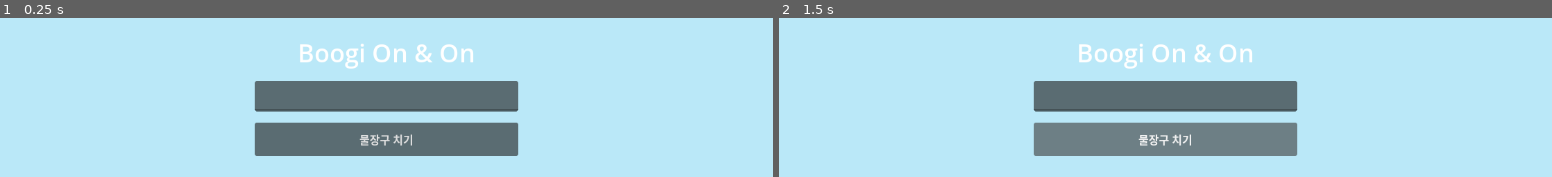
Above: before the commit, frames 1-2 (left to right).
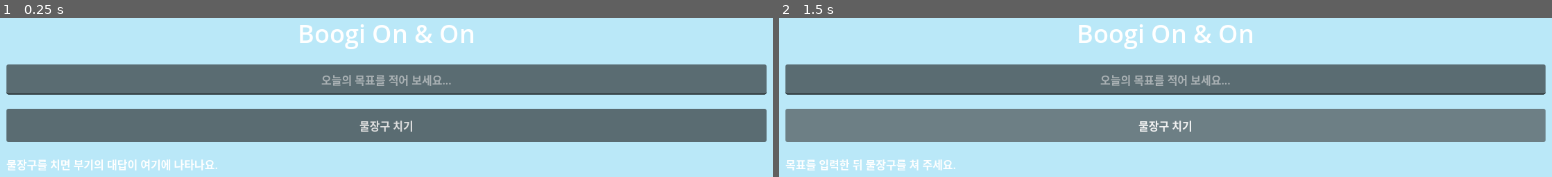
Above: after the commit, the same moments.

Repository: JHyuk2/Boogi_On_And_On
Game: Godot game, scene res://main.tscn
Two runs of this game, one before a commit and one after it. Both use one fixed random seed, a clock stepped at 60 frames per second and the inputs below.
Inputs:
- Up to frame 1 (0.25 s): no input
- Up to frame 2 (1.5 s): click "물장구 치기" at 0.5 s; click "물장구 치기" at 1.25 s

The runs differ from the first frame. In frame 1, 42% of the frame differs, in the area x 0-100%, y 3-97%; in frame 2, 42%.

Commit message:
앱UI 레이아웃 개편 및 api 화면 연동

Diff:
--- a/부기오내논/main.gd
+++ b/부기오내논/main.gd
@@ -1,77 +1,128 @@
 extends Control
 
-## 파스텔톤 연하늘색 (바다색)
 const BACKGROUND_SEA := Color(0.73, 0.91, 0.97)
-## 무료 티어에서 gemini-2.0-flash 한도는 0이라, 2.5 계열을 우선 사용합니다.
+## 부하가 낮은 모델을 먼저 시도해 'high demand' 오류를 줄입니다.
 const GEMINI_MODELS: Array[String] = [
+	"gemini-2.0-flash-lite",
+	"gemini-2.5-flash-lite",
 	"gemini-2.5-flash",
-	"gemini-2.0-flash-lite",
 ]
 const API_KEY_PATH := "res://API_KEY.txt"
+const LOADING_REPLY_TEXT := "부기가 열심히 고민하고 있어요... 🐢 뽀글뽀글..."
+const INITIAL_REPLY_TEXT := "물장구를 치면 부기의 대답이 여기에 나타나요."
+const MAX_RETRIES_PER_MODEL := 3
+const RETRY_BASE_DELAY_SEC := 2.0
 
 var _http_request: HTTPRequest
+var _retry_timer: Timer
 var _goal_input: LineEdit
 var _splash_button: Button
+var _reply_label: RichTextLabel
 var _last_prompt: String = ""
 var _active_model_index: int = 0
+var _retry_count: int = 0
+var _pending_retry_model_index: int = 0
+var _pending_retry_count: int = 0
 
 
 func _ready() -> void:
+	set_anchors_preset(PRESET_FULL_RECT)
+
 	_http_request = HTTPRequest.new()
 	add_child(_http_request)
 	_http_request.request_completed.connect(_on_request_completed)
 
-	set_anchors_preset(PRESET_FULL_RECT)
-
-	# 배경색
+	_retry_timer = Timer.new()
+	_retry_timer.one_shot = true
+	_retry_timer.timeout.connect(_on_retry_timer_timeout)
+	add_child(_retry_timer)
+
+	setup_ui()
+	print("부기야 안녕! 드디어 첫 물장구를 쳤어!")
+
+
+func setup_ui() -> void:
 	var background := ColorRect.new()
 	background.set_anchors_preset(PRESET_FULL_RECT)
 	background.color = BACKGROUND_SEA
 	background.mouse_filter = MOUSE_FILTER_IGNORE
 	add_child(background)
 
-	# 초기 인사
-	print("부기야 안녕! 드디어 첫 물장구를 쳤어!")
-
-	# 화면 중앙 상단 UI
-	var ui := VBoxContainer.new()
-	ui.set_anchors_preset(PRESET_CENTER_TOP)
-	ui.offset_top = 64.0
-	ui.grow_horizontal = GROW_DIRECTION_BOTH
-	ui.alignment = BoxContainer.ALIGNMENT_CENTER
-	ui.add_theme_constant_override("separation", 16)
-	add_child(ui)
+	var margin := MarginContainer.new()
+	margin.set_anchors_preset(PRESET_FULL_RECT)
+	margin.add_theme_constant_override("margin_left", 28)
+	margin.add_theme_constant_override("margin_top", 36)
+	margin.add_theme_constant_override("margin_right", 28)
+	margin.add_theme_constant_override("margin_bottom", 28)
+	add_child(margin)
+
+	var layout := VBoxContainer.new()
+	layout.size_flags_horizontal = Control.SIZE_EXPAND_FILL
+	layout.size_flags_vertical = Control.SIZE_EXPAND_FILL
+	layout.alignment = BoxContainer.ALIGNMENT_CENTER
+	layout.add_theme_constant_override("separation", 20)
+	margin.add_child(layout)
 
 	var title := Label.new()
 	title.text = "Boogi On & On"
 	title.horizontal_alignment = HORIZONTAL_ALIGNMENT_CENTER
 	title.add_theme_font_size_override("font_size", 36)
-	ui.add_child(title)
+	layout.add_child(title)
 
 	_goal_input = LineEdit.new()
-	_goal_input.custom_minimum_size = Vector2(380, 44)
+	_goal_input.placeholder_text = "오늘의 목표를 적어 보세요..."
 	_goal_input.alignment = HORIZONTAL_ALIGNMENT_CENTER
-	ui.add_child(_goal_input)
+	_goal_input.custom_minimum_size = Vector2(0.0, 44.0)
+	_goal_input.size_flags_horizontal = Control.SIZE_EXPAND_FILL
+	layout.add_child(_goal_input)
 
 	_splash_button = Button.new()
 	_splash_button.text = "물장구 치기"
-	_splash_button.custom_minimum_size = Vector2(220, 48)
+	_splash_button.custom_minimum_size = Vector2(220.0, 48.0)
 	_splash_button.pressed.connect(_on_splash_button_pressed)
-	ui.add_child(_splash_button)
+	layout.add_child(_splash_button)
+
+	_reply_label = RichTextLabel.new()
+	_reply_label.text = INITIAL_REPLY_TEXT
+	_reply_label.bbcode_enabled = false
+	_reply_label.scroll_active = true
+	_reply_label.fit_content = false
+	_reply_label.autowrap_mode = TextServer.AUTOWRAP_WORD_SMART
+	_reply_label.size_flags_horizontal = Control.SIZE_EXPAND_FILL
+	_reply_label.size_flags_vertical = Control.SIZE_EXPAND_FILL
+	_reply_label.custom_minimum_size = Vector2(0.0, 120.0)
+	layout.add_child(_reply_label)
+
+
+func _set_button_busy(busy: bool) -> void:
+	_splash_button.disabled = busy
+	_splash_button.text = "물장구 치는 중..." if busy else "물장구 치기"
+
+
+func _set_loading_state() -> void:
+	_reply_label.text = LOADING_REPLY_TEXT
+	_set_button_busy(true)
+
+
+func _show_reply(message: String) -> void:
+	_reply_label.text = message
+
+
+func _finish_request() -> void:
+	_retry_timer.stop()
+	_set_button_busy(false)
 
 
 func _load_api_key() -> String:
 	if not FileAccess.file_exists(API_KEY_PATH):
 		var message := "API_KEY.txt 파일을 찾을 수 없습니다. 프로젝트 루트(res://API_KEY.txt)에 API 키를 저장해 주세요."
 		push_error(message)
-		print(message)
 		return ""
 
 	var file := FileAccess.open(API_KEY_PATH, FileAccess.READ)
 	if file == null:
 		var message := "API_KEY.txt 파일을 열 수 없습니다: %s" % error_string(FileAccess.get_open_error())
 		push_error(message)
-		print(message)
 		return ""
 
 	var raw := file.get_as_text()
@@ -87,22 +138,13 @@
 
 	key = key.replace(" ", "").replace("\n", "").replace("\r", "").replace("\t", "")
 	if key.is_empty():
-		var empty_message := "API_KEY.txt가 비어 있습니다. Google AI Studio에서 발급한 API 키만 한 줄로 넣어 주세요."
-		push_error(empty_message)
-		print(empty_message)
+		push_error("API_KEY.txt가 비어 있습니다.")
 		return ""
 	if not key.begins_with("AIza"):
-		var format_message := "API 키 형식이 올바르지 않습니다. AIza로 시작하는 키만 API_KEY.txt에 저장해 주세요."
-		push_error(format_message)
-		print(format_message)
+		push_error("API 키 형식이 올바르지 않습니다. AIza로 시작하는 키만 저장해 주세요.")
 		return ""
 
 	return key
-
-
-func _set_button_busy(busy: bool) -> void:
-	_splash_button.disabled = busy
-	_splash_button.text = "물장구 치는 중..." if busy else "물장구 치기"
 
 
 func _gemini_endpoint(model: String) -> String:
@@ -129,37 +171,89 @@
 	return -1.0
 
 
-func _print_quota_help(error: Dictionary) -> void:
+func _is_retryable_error(response_code: int, api_error: Dictionary) -> bool:
+	if response_code in [429, 500, 502, 503]:
+		return true
+
+	var status := str(api_error.get("status", "")).to_upper()
+	if status in ["UNAVAILABLE", "RESOURCE_EXHAUSTED", "INTERNAL"]:
+		return true
+
+	var message := str(api_error.get("message", "")).to_lower()
+	return (
+		"high demand" in message
+		or "overloaded" in message
+		or "try again" in message
+		or "temporarily" in message
+	)
+
+
+func _retry_delay_seconds(retry_count: int, api_error: Dictionary) -> float:
+	var server_delay := _parse_retry_seconds(api_error)
+	if server_delay > 0.0:
+		return server_delay
+	return RETRY_BASE_DELAY_SEC * pow(2.0, float(retry_count)) + randf_range(0.2, 0.8)
+
+
+func _schedule_retry(delay_sec: float, model_index: int, retry_count: int) -> void:
+	_pending_retry_model_index = model_index
+	_pending_retry_count = retry_count
+	_show_reply(
+		"부기 서버가 지금 많이 바빠요... 🐢\n약 %d초 후에 자동으로 다시 시도할게요."
+		% int(ceil(delay_sec))
+	)
+	_retry_timer.wait_time = delay_sec
+	_retry_timer.start()
+
+
+func _on_retry_timer_timeout() -> void:
+	_set_loading_state()
+	_send_gemini_request(_last_prompt, _pending_retry_model_index, _pending_retry_count)
+
+
+func _format_quota_message(error: Dictionary) -> String:
 	var retry_seconds := _parse_retry_seconds(error)
 	var model_name: String = GEMINI_MODELS[_active_model_index]
+	var message := "Gemini 무료 사용 한도에 걸렸어요 (모델: %s).\n" % model_name
+	if retry_seconds > 0.0:
+		message += "약 %d초 뒤에 다시 시도해 주세요.\n" % int(ceil(retry_seconds))
+	message += "사용량: https://ai.dev/rate-limit"
+	return message
+
+
+func _format_overload_message(error: Dictionary) -> String:
+	var retry_seconds := _parse_retry_seconds(error)
 	var message := (
-		"Gemini 무료 사용 한도에 걸렸어요 (모델: %s). "
-		% model_name
+		"지금 Gemini 서버가 너무 붐빕니다. 🐢\n"
+		+ "잠시 후 '물장구 치기'를 다시 눌러 주세요.\n"
 	)
 	if retry_seconds > 0.0:
-		message += "약 %d초 뒤에 다시 시도해 주세요. " % int(ceil(retry_seconds))
-	message += "사용량: https://ai.dev/rate-limit"
-	print(message)
-
-
-func _send_gemini_request(prompt: String, model_index: int = 0) -> void:
+		message += "(권장 대기: 약 %d초)\n" % int(ceil(retry_seconds))
+	message += "\n자동 재시도를 모두 마쳤어요."
+	return message
+
+
+func _send_gemini_request(prompt: String, model_index: int = 0, retry_count: int = 0) -> void:
 	_last_prompt = prompt
 	_active_model_index = model_index
+	_retry_count = retry_count
 
 	var api_key := _load_api_key()
 	if api_key.is_empty():
-		_set_button_busy(false)
+		_show_reply("API 키를 불러오지 못했어요. API_KEY.txt를 확인해 주세요.")
+		_finish_request()
 		return
 
 	if model_index >= GEMINI_MODELS.size():
-		print("사용 가능한 Gemini 모델을 모두 시도했지만 응답하지 못했습니다.")
-		_set_button_busy(false)
-		return
-
-	var model := GEMINI_MODELS[model_index]
+		_show_reply("사용 가능한 Gemini 모델을 모두 시도했지만 응답하지 못했어요.")
+		_finish_request()
+		return
+
+	var model: String = GEMINI_MODELS[model_index]
+	if retry_count == 0 and model_index > 0:
+		_show_reply("다른 모델(%s)로 다시 시도할게요... 🐢" % model)
+
 	var url := "%s?key=%s" % [_gemini_endpoint(model), api_key]
-	if model_index > 0:
-		print("대체 모델로 재시도: %s" % model)
 	var payload := {
 		"contents": [
 			{
@@ -173,68 +267,84 @@
 	var headers := PackedStringArray(["Content-Type: application/json"])
 	var err := _http_request.request(url, headers, HTTPClient.METHOD_POST, body)
 	if err != OK:
-		push_error("Gemini API 요청 시작 실패: %s" % error_string(err))
-		print("Gemini API 요청 시작 실패: %s" % error_string(err))
-		_set_button_busy(false)
+		_show_reply("요청을 시작하지 못했어요: %s" % error_string(err))
+		_finish_request()
 
 
 func _extract_gemini_text(response_body: PackedByteArray) -> String:
 	var json := JSON.new()
 	var parse_err := json.parse(response_body.get_string_from_utf8())
 	if parse_err != OK:
-		print("Gemini 응답 JSON 파싱 실패.")
 		return ""
 
 	var data: Variant = json.data
 	if not data is Dictionary:
-		print("Gemini 응답 형식이 올바르지 않습니다.")
 		return ""
 
 	if data.has("error"):
-		print("Gemini API 오류: %s" % data["error"])
 		return ""
 
 	var candidates: Array = data.get("candidates", [])
 	if candidates.is_empty():
-		print("Gemini 응답에 candidates가 없습니다.")
 		return ""
 
 	var content: Dictionary = candidates[0].get("content", {})
 	var parts: Array = content.get("parts", [])
 	if parts.is_empty():
-		print("Gemini 응답에 텍스트 parts가 없습니다.")
 		return ""
 
 	return str(parts[0].get("text", ""))
 
 
-func _on_request_completed(result: int, response_code: int, _headers: PackedStringArray, body: PackedByteArray) -> void:
-	_set_button_busy(false)
-
+func _handle_api_failure(response_code: int, api_error: Dictionary) -> void:
+	if response_code == 429 and _active_model_index + 1 < GEMINI_MODELS.size():
+		_send_gemini_request(_last_prompt, _active_model_index + 1, 0)
+		return
+
+	if _is_retryable_error(response_code, api_error):
+		if _retry_count < MAX_RETRIES_PER_MODEL:
+			var delay_sec := _retry_delay_seconds(_retry_count, api_error)
+			_schedule_retry(delay_sec, _active_model_index, _retry_count + 1)
+			return
+		if _active_model_index + 1 < GEMINI_MODELS.size():
+			_send_gemini_request(_last_prompt, _active_model_index + 1, 0)
+			return
+		if response_code == 429:
+			_show_reply(_format_quota_message(api_error))
+		else:
+			_show_reply(_format_overload_message(api_error))
+		_finish_request()
+		return
+
+	if api_error.is_empty():
+		_show_reply("Gemini API 오류 %d가 발생했어요." % response_code)
+	else:
+		_show_reply("Gemini API 오류: %s" % str(api_error.get("message", api_error)))
+	_finish_request()
+
+
+func _on_request_completed(
+	result: int,
+	response_code: int,
+	_headers: PackedStringArray,
+	body: PackedByteArray,
+) -> void:
 	if result != HTTPRequest.RESULT_SUCCESS:
-		print("HTTP 통신 실패 (result=%d)" % result)
+		_show_reply("네트워크 통신에 실패했어요. 인터넷 연결을 확인해 주세요.")
+		_finish_request()
 		return
 
 	if response_code != 200:
-		var api_error := _parse_api_error(body)
-		if response_code == 429:
-			_print_quota_help(api_error)
-			if _active_model_index + 1 < GEMINI_MODELS.size():
-				_set_button_busy(true)
-				_send_gemini_request(_last_prompt, _active_model_index + 1)
-				return
-		elif api_error.is_empty():
-			print("Gemini API HTTP 오류 %d: %s" % [response_code, body.get_string_from_utf8()])
-		else:
-			print("Gemini API HTTP 오류 %d: %s" % [response_code, api_error.get("message", api_error)])
+		_handle_api_failure(response_code, _parse_api_error(body))
 		return
 
 	var reply := _extract_gemini_text(body)
 	if reply.is_empty():
-		print("부기의 대답을 가져오지 못했습니다.")
-		return
-
-	print("부기의 대답: %s" % reply)
+		_show_reply("부기의 대답을 가져오지 못했어요. 잠시 후 다시 시도해 주세요.")
+	else:
+		_show_reply(reply)
+
+	_finish_request()
 
 
 func _on_splash_button_pressed() -> void:
@@ -243,8 +353,9 @@
 	_goal_input.text = ""
 
 	if goal_text.is_empty():
-		print("목표를 입력한 뒤 물장구를 쳐 주세요.")
-		return
-
-	_set_button_busy(true)
-	_send_gemini_request(goal_text)
+		_show_reply("목표를 입력한 뒤 물장구를 쳐 주세요.")
+		return
+
+	_retry_timer.stop()
+	_set_loading_state()
+	_send_gemini_request(goal_text, 0, 0)
Not shown, added: 부기오내논/.cursorrules
